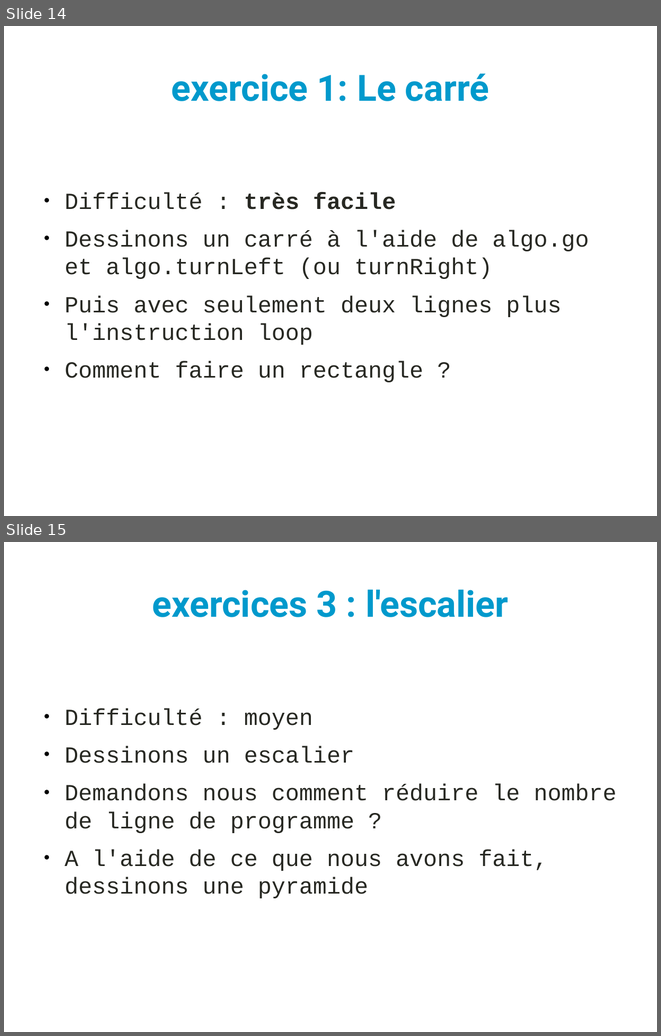
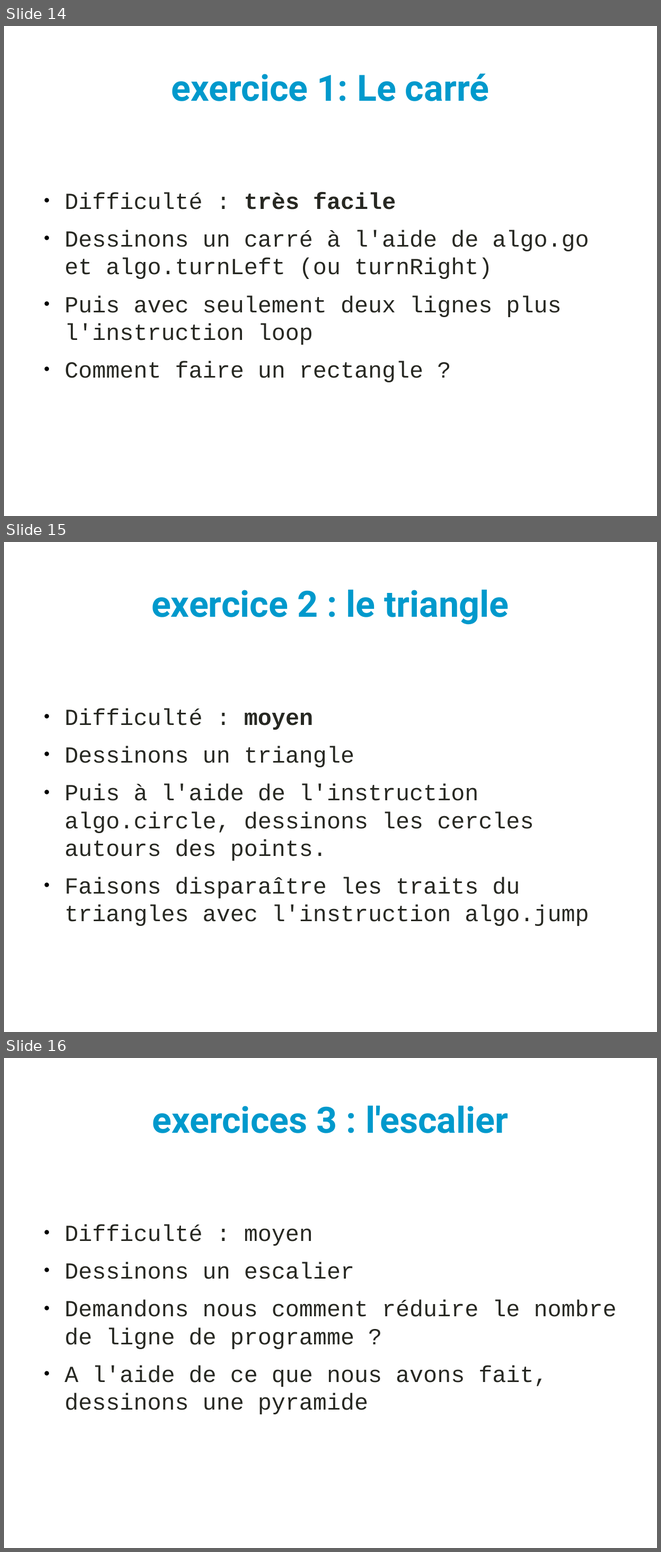
Before and after one commit to YannCaron/Devoxx4Kids-2015, a slide deck: Presentation.odp. Shown one above the other, each under a label of ours: slides 14 and 15 before the commit, slides 14, 15 and 16 after it. The pictures are 661x1036 and 661x1552 pixels, drawn with LibreOffice and Linux fonts; fonts in the diff are those of the drawing. Boxes give left, top, right and bottom in pixels: in the first picture for what was removed or moved away, otherwise in the second. Text is boxed around its words. In the diff, an @@ line names an element or a change of style, - is before the commit and + after.

```diff
--- a/Presentation.odp
+++ b/Presentation.odp
@@ slide 15 added at (x1=4, y1=542, x2=657, y2=1032), background #FFFFFF @@
@@ title added at (x1=151, y1=589, x2=509, y2=625), 44 pt, text #0099CC, bold @@
+exercice 2 : le triangle
@@ text added at (x1=64, y1=708, x2=589, y2=926), 28 pt, text #272822 @@
+● Difficulté : moyen
+● Dessinons un triangle
+● Puis à l'aide de l'instruction algo.circle, dessinons les cercles autours des points.
+● Faisons disparaître les traits du triangles avec l'instruction algo.jump
@@ what was slide 15 is now slide 16 @@
```
Also in this commit, not shown: 1 other slide added, 1 slide removed, 6 other files.
